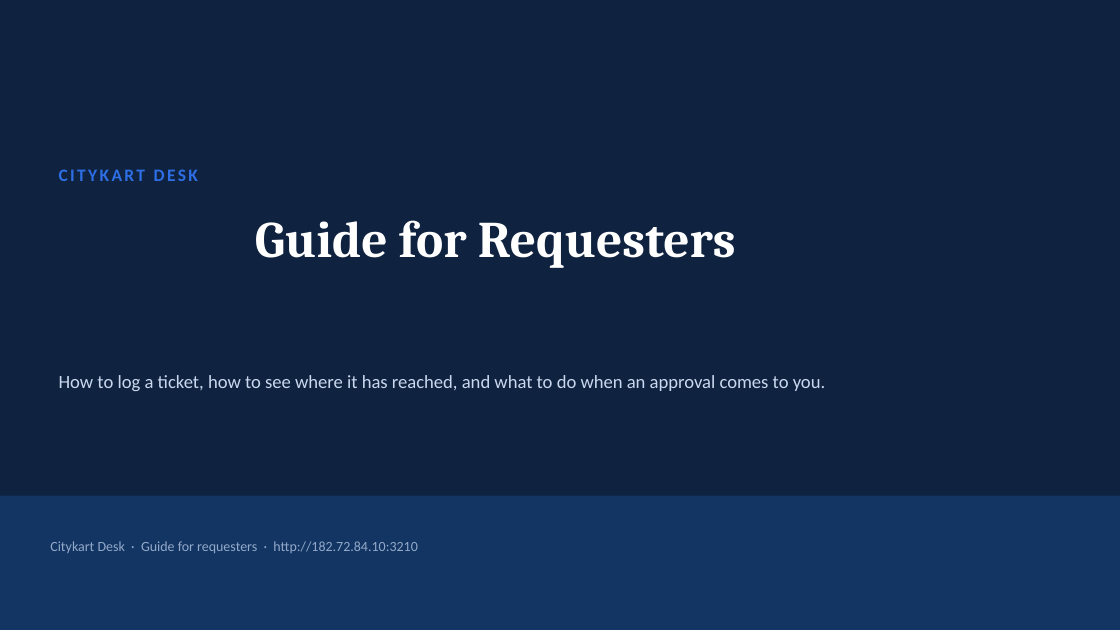
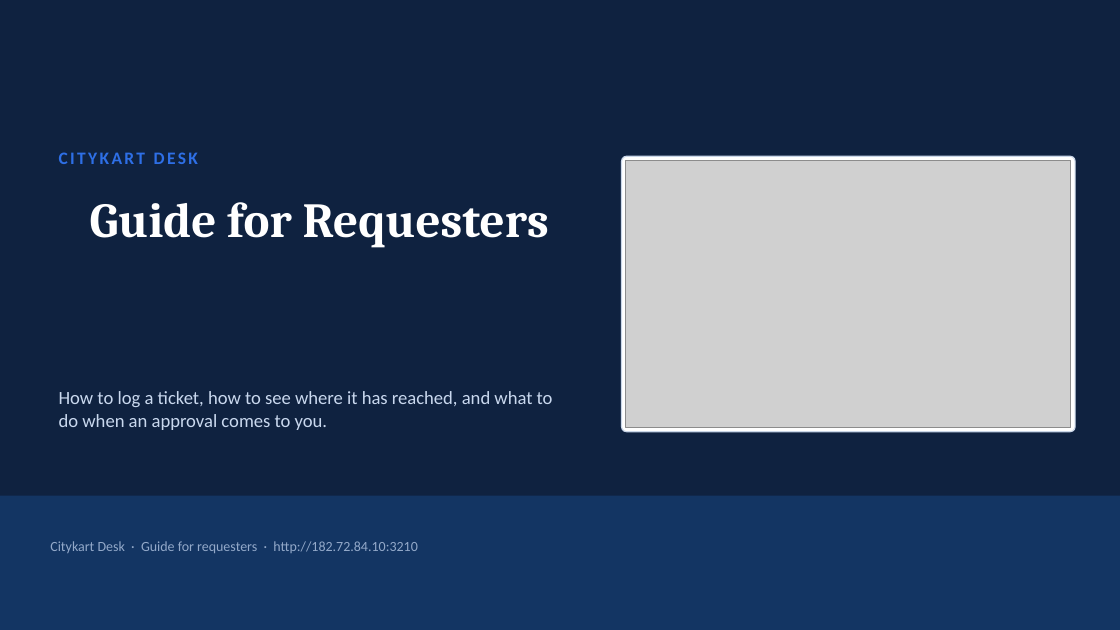
Before and after one commit to kumarsuraj84/Citykartdesk, a slide deck: slide 1 of docs/guides/CKDesk-Guide-for-Requesters.pptx. Drawn at 1120x630 pixels with LibreOffice and Linux fonts; fonts in the diff are those of the drawing; grey boxes stand for pictures. Boxes give left, top, right and bottom in pixels: in the first picture for what was removed or moved away, otherwise in the second. Text is boxed around its words. In the diff, an @@ line names an element or a change of style, - is before the commit and + after.

```diff
--- a/docs/guides/CKDesk-Guide-for-Requesters.pptx
+++ b/docs/guides/CKDesk-Guide-for-Requesters.pptx
@@ text "CITYKART DESK" moved from (x1=59, y1=169, x2=198, y2=181) to (x1=59, y1=152, x2=198, y2=164) @@
@@ rounded rectangle added at (x1=622, y1=156, x2=1075, y2=432), fill #FFFFFF, outline #C9D6E8 1 pt @@
@@ picture added at (x1=626, y1=160, x2=1071, y2=428) @@
@@ title "Guide for Requesters" moved from (x1=255, y1=220, x2=736, y2=268) to (x1=90, y1=202, x2=549, y2=248) @@
@@ title "Guide for Requesters" at (x1=90, y1=202, x2=549, y2=248): size 44 to 42 pt @@
@@ text "How to log a ticket, ..." rewrapped from (x1=59, y1=375, x2=825, y2=391) to (x1=59, y1=391, x2=553, y2=430) @@
```
Also in this commit, not shown: 5 other slides changed, 7 slides added, 3 slides removed, 2 other files.
